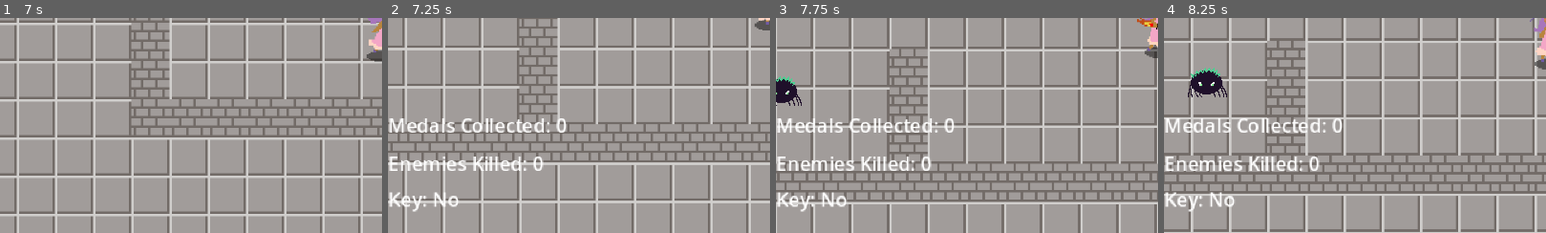
Above: before the commit, frames 1-4 (left to right).
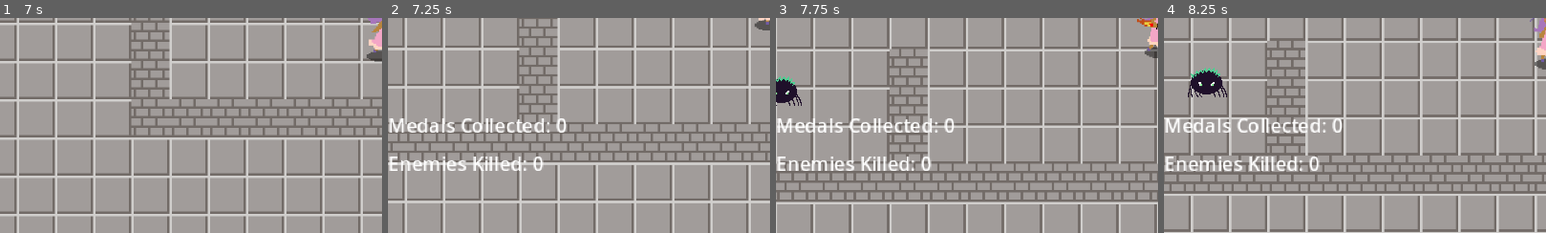
Above: after the commit, the same moments.

Repository: solar-xenon/Zelda-Group-Project
Game: Godot game, scene res://Scenes/intro_cutscene.tscn
Same seed, same stepped clock (60 frames per second), same inputs: the game is played once before the commit and once after it.
Inputs:
- Up to frame 1 (7 s): tap Enter at 0.5, 2, 3.5 s; hold D (move_right) 0.53-1.28 s; tap J (attack) every 0.75 s from 0.6 to 6.6 s; tap Space at 1.25, 2.75, 4.25 s; hold S (move_down) 1.28-2.03 s; hold D (move_right) 2.03-2.78 s; hold W (move_up) 2.78-3.53 s; hold A (move_left) 3.53-5.03 s; hold S (move_down) 5.03-5.78 s; hold D (move_right) 5.78-6.53 s; hold W (move_up) from 6.53 s (still down)
- Up to frame 2 (7.25 s): keep holding W (move_up)
- Up to frame 3 (7.75 s): release W (move_up) at 7.28 s; hold D (move_right) from 7.28 s (still down); tap J (attack) at 7.35 s
- Up to frame 4 (8.25 s): release D (move_right) at 8.03 s; hold S (move_down) from 8.03 s (still down); tap J (attack) at 8.1 s
The pictures show only the part of the screen within x 0-50%, y 50-100%; the shares and areas given below are measured in that part.

Frame 1 is identical in both runs. In frame 2, 0.6% of the frame differs, in the area x 0-19%, y 80-91%; in frame 3, 0.6%; in frame 4, 0.6%.

Commit message:
Deleted key tracker from HUD

Diff:
--- a/Scenes/HUD.tscn
+++ b/Scenes/HUD.tscn
@@ -24,9 +24,3 @@
 size_flags_horizontal = 0
 size_flags_vertical = 8
 theme_override_font_sizes/font_size = 8
-
-[node name="HasKey" type="Label" parent="VBoxContainer"]
-layout_mode = 2
-size_flags_horizontal = 0
-size_flags_vertical = 0
-theme_override_font_sizes/font_size = 8
--- a/Scripts/hud.gd
+++ b/Scripts/hud.gd
@@ -12,17 +12,10 @@
 
 func _process(delta: float) -> void:
 	update_kills()
-	update_key()
 	update_medal()
 
 func update_kills():
 	$VBoxContainer/KillCount.text = "Enemies Killed: " + str(CollectionManager.enemies_killed)
 
-func update_key():
-	if CollectionManager.has_key:
-		$VBoxContainer/HasKey.text = "Key: Yes"
-	else:
-		$VBoxContainer/HasKey.text = "Key: No"
-
 func update_medal():
 	$VBoxContainer/MedalCount.text = "Medals Collected: " + str(CollectionManager.medal_amount)
